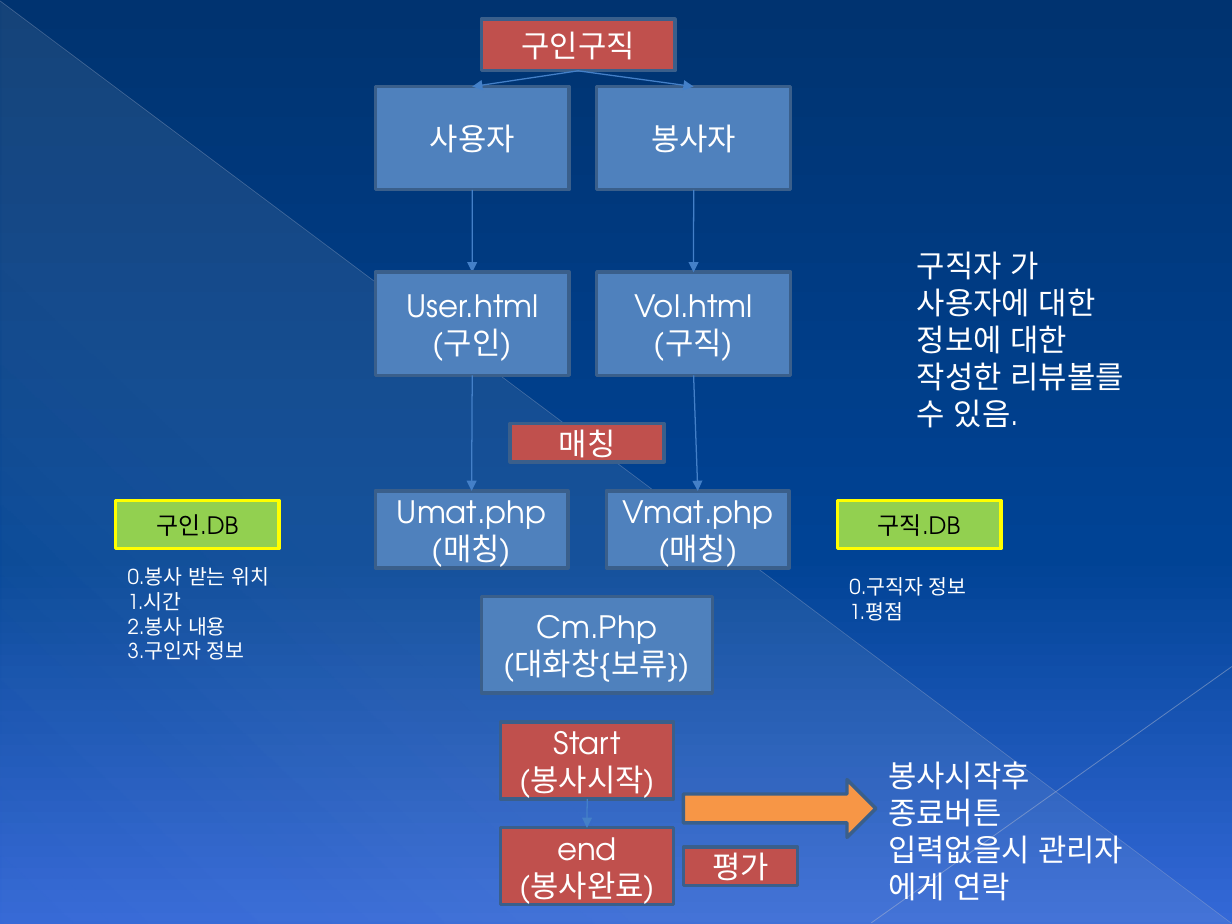
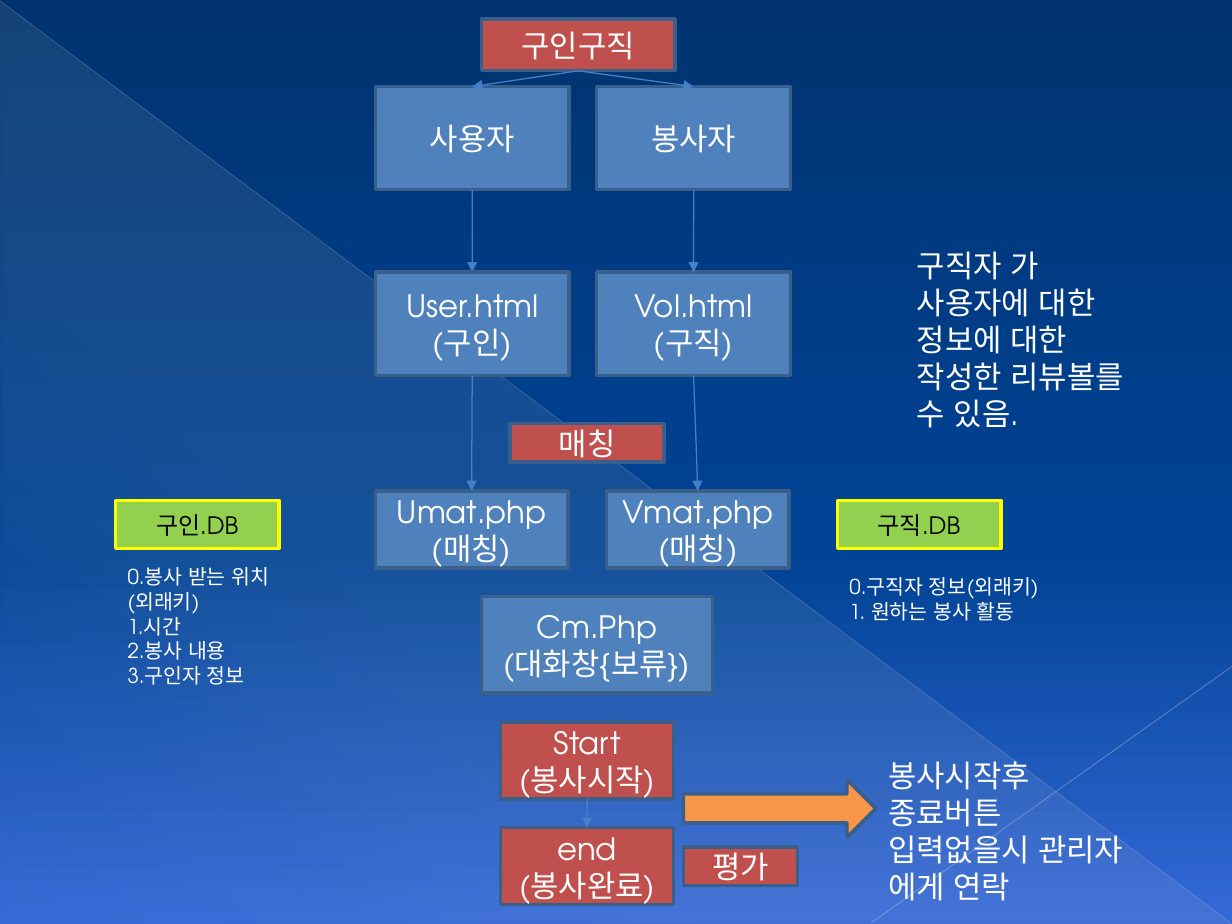
Before and after one commit to HighWoo/HelpingProject-php-mysql, a slide deck: slide 4 of 헬핑프로그램구조.pptx. Drawn at 1232x924 pixels with LibreOffice and Linux fonts; fonts in the diff are those of the drawing. Boxes give left, top, right and bottom in pixels: in the first picture for what was removed or moved away, otherwise in the second. Text is boxed around its words. In the diff, an @@ line names an element or a change of style, - is before the commit and + after.

```diff
--- a/헬핑프로그램구조.pptx
+++ b/헬핑프로그램구조.pptx
@@ text at (128, 567, 270, 619): text changed @@
-0.봉사 받는 위치
+0.봉사 받는 위치(외래키)
@@ text at (849, 577, 1039, 621): text changed @@
-0.구직자 정보
-1.평점
+0.구직자 정보(외래키)
+1. 원하는 봉사 활동
```
